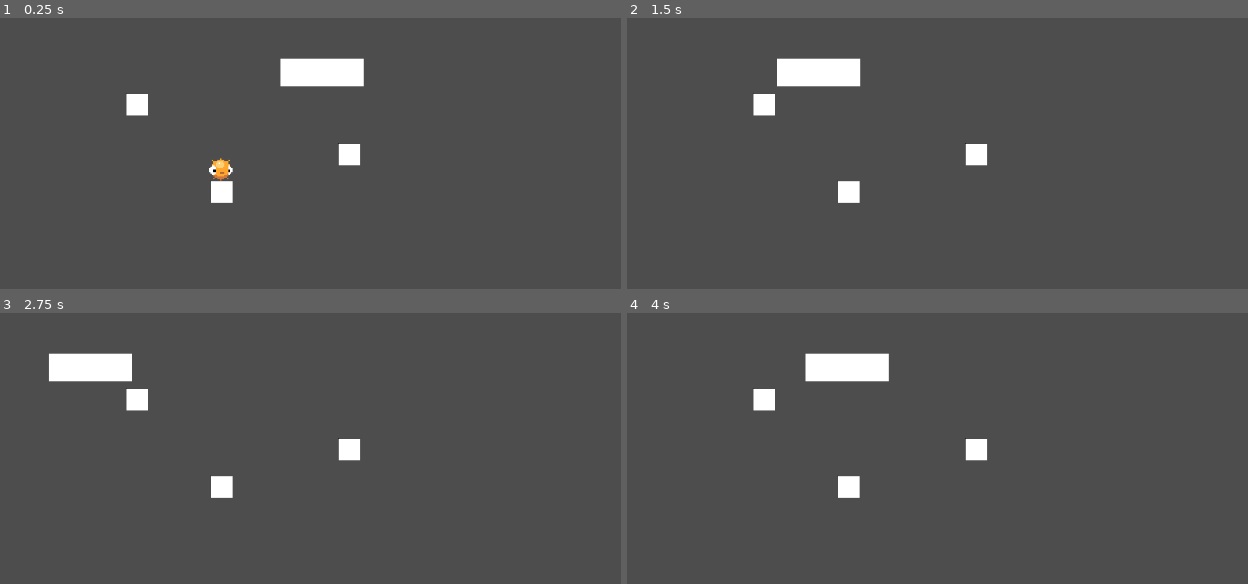
Above: before the commit, frames 1-4 (two rows, left to right).
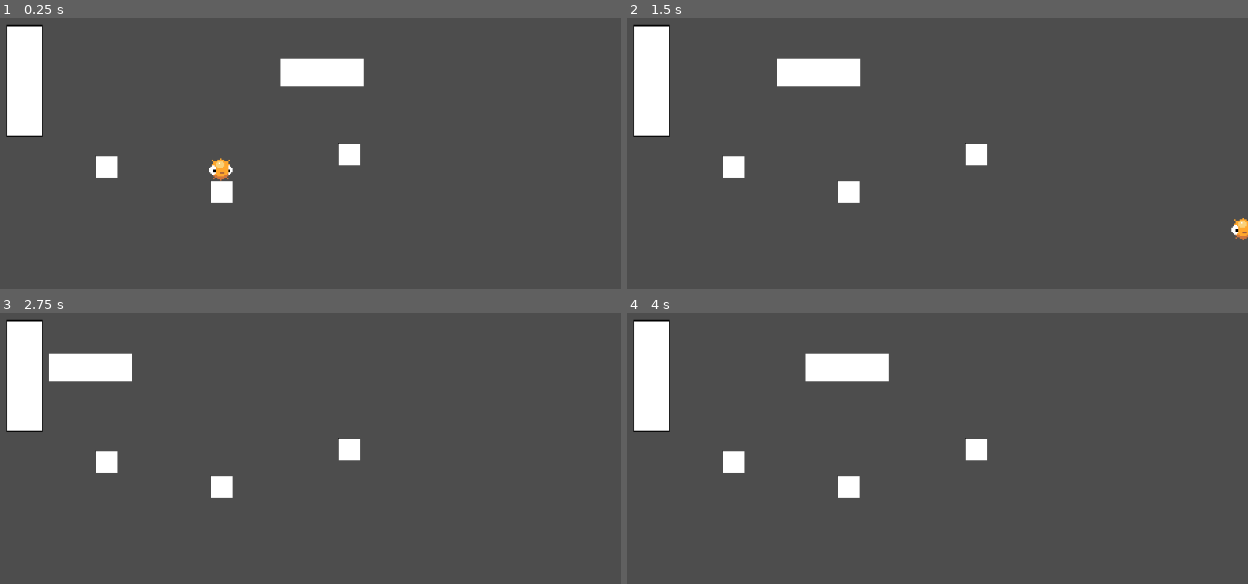
Above: after the commit, the same moments.

Repository: TheBrodsky/GTMK2024Submission
Game: Godot game, scene res://Scenes/Game.tscn
Same seed, same stepped clock (60 frames per second), same inputs: the game is played once before the commit and once after it.
Inputs:
- Up to frame 1 (0.25 s): no input
- Up to frame 2 (1.5 s): tap Enter (ui_accept) at 0.5, 0.77, 1.07 s; hold Right (ui_right) from 0.53 s (still down); tap R (global_rewind) at 0.6 s; tap Space (ui_select) at 0.8, 1.35 s
- Up to frame 3 (2.75 s): tap Enter (ui_accept) at 1.52, 1.55, 1.82, 2.1 s; release Right (ui_right) at 2.03 s; hold Left (ui_left) from 2.03 s (still down); tap R (global_rewind) at 2.3 s
- Up to frame 4 (4 s): release Left (ui_left) at 2.78 s; hold Right (ui_right) from 2.78 s (still down); tap R (global_rewind) at 2.85 s; tap Enter (ui_accept) at 3.02, 3.32, 3.77, 3.8 s; tap Space (ui_select) at 3.05 s; hold Shift (slow_mo) from 3.53 s (still down)

The runs differ from the first frame. In frame 1, 3.0% of the frame differs, in the area x 0-24%, y 2-60%; in frame 2, 3.2%, in the area x 0-100%, y 2-82%; in frame 3, 3.0%; in frame 4, 3.0%.

Commit message:
cleaned up player script, added evolutions tracker

Diff:
--- a/Scenes/Game.tscn
+++ b/Scenes/Game.tscn
@@ -26,9 +26,13 @@
 position = Vector2(92, -11)
 
 [node name="Platform3" parent="." instance=ExtResource("2_thw45")]
-position = Vector2(-61, -47)
+position = Vector2(-142, -64)
+scale = Vector2(1.61529, 5.07136)
 
 [node name="Path2D" parent="." instance=ExtResource("3_xu3pt")]
 position = Vector2(-1, -70)
 curve = SubResource("Curve2D_7ocxc")
 speed = 75.0
+
+[node name="Platform4" parent="." instance=ExtResource("2_thw45")]
+position = Vector2(-83, -2)
--- a/characters/Player/Player.tscn
+++ b/characters/Player/Player.tscn
@@ -9,6 +9,8 @@
 height = 16.0
 
 [node name="Player" type="CharacterBody2D"]
+collision_mask = 129
+platform_floor_layers = 4294967167
 script = ExtResource("1_6uqvu")
 
 [node name="AnimatedSprite2D" type="AnimatedSprite2D" parent="."]
--- a/characters/Player/brain_platform/BrainPlatform.tscn
+++ b/characters/Player/brain_platform/BrainPlatform.tscn
@@ -7,8 +7,11 @@
 size = Vector2(180, 180)
 
 [node name="BrainPlatform" type="StaticBody2D"]
+scale = Vector2(0.1, 0.1)
+collision_layer = 128
+collision_mask = 0
 script = ExtResource("1_f5vft")
-lifetime = 3.0
+lifetime = 5.0
 
 [node name="Sprite2D" type="Sprite2D" parent="."]
 modulate = Color(0.529412, 0.423529, 1, 1)
--- a/characters/Player/player.gd
+++ b/characters/Player/player.gd
@@ -5,7 +5,6 @@
 @export var JUMP_VELOCITY: float = -400.0 #
 @export var extra_jumps: int = 0
 @export var GLIDE_VELOCITY: float = 40.0
-@export var has_glide: bool = false ##has_glide and has_float should NOT both be true
 var is_space_held: bool = false
 #climb velocity
 #double jump velocity, etc.
@@ -16,6 +15,14 @@
 var gravity: float = ProjectSettings.get_setting("physics/2d/default_gravity")
 var _remaining_jumps: int = extra_jumps
 
+var _brain_platform: PackedScene = preload("res://characters/Player/brain_platform/BrainPlatform.tscn")
+var _bplatform_pixels_below: int = 20
+var _can_make_brain_platform: bool = true
+
+
+func _ready() -> void:
+	Evolutions.evolution_updated.connect(_on_evolution_updated)
+
 
 func _process(delta):
 	#changing animation sprites works:
@@ -25,31 +32,97 @@
 	#	_animated_sprite.stop()
 	pass
 
+
 func _physics_process(delta):
+	_reset_brain_platform()
+	_reset_jumps()
+
+	if Input.is_action_just_pressed("ui_accept"):
+		_jump()
+		_double_jump()
+		_build_brain_platform()
+	_glide()
+
+	_add_gravity(delta)
+	_find_horizontal_movement()
+	move_and_slide()
+	_state_record.store_record(get_time_record())
+
+
+#region basic abilities
+func _jump() -> void:
 	if is_on_floor():
-		_remaining_jumps = extra_jumps # reset extra jumps
-	else:
-		velocity.y += gravity * delta #add gravity
+		velocity.y = JUMP_VELOCITY
 
-	#jump (spacebar == "ui_select")
-	if Input.is_action_just_pressed("ui_select"):
-		if is_on_floor():
-			velocity.y = JUMP_VELOCITY
-		elif has_remaining_jumps():
-			velocity.y = JUMP_VELOCITY
-			_remaining_jumps -= 1
 
-	#is_space_held logic
-	is_space_held = Input.is_action_just_pressed("ui_select") or (not (Input.is_action_just_released("ui_select")) and is_space_held )
-	#glide
-	if is_space_held and has_glide and not is_on_floor() and velocity.y > 0:
-		velocity.y = GLIDE_VELOCITY
-
+func _find_horizontal_movement() -> void:
 	var direction = Input.get_axis("ui_left","ui_right")
 	velocity.x = SPEED * direction
 
-	_state_record.store_record(get_time_record())
-	move_and_slide()
+
+func _add_gravity(delta: float) -> void:
+	if not is_on_floor():
+		velocity.y += gravity * delta #add gravity
+#endregion
+
+
+#region wing abilities
+func _has_remaining_jumps() -> bool:
+	return _remaining_jumps > 0
+
+
+func _glide() -> void:
+	if Evolutions.path == Evolutions.EvolutionPaths.WINGS:
+		is_space_held = Input.is_action_just_pressed("ui_accept") or (not (Input.is_action_just_released("ui_accept")) and is_space_held )
+		if is_space_held and not is_on_floor() and velocity.y > 0:
+			velocity.y = GLIDE_VELOCITY
+
+
+func _double_jump() -> void:
+	if Evolutions.has_double_jump and is_on_floor() and _has_remaining_jumps():
+		velocity.y = JUMP_VELOCITY
+		_remaining_jumps -= 1
+
+
+func _reset_jumps() -> void:
+	if is_on_floor():
+		_remaining_jumps = extra_jumps
+#endregion
+
+
+#region brain abilities
+func _build_brain_platform() -> void:
+	if Evolutions.path == Evolutions.EvolutionPaths.BRAIN and not is_on_floor() and _can_make_brain_platform:
+		var platform = _brain_platform.instantiate()
+		get_tree().get_root().add_child(platform)
+		platform.position = position + Vector2(0, _bplatform_pixels_below)
+		_can_make_brain_platform = false
+
+
+func _reset_brain_platform() -> void:
+	if is_on_floor() and _is_on_non_brain_platform():
+		_can_make_brain_platform = true
+
+
+func _is_on_non_brain_platform() -> bool:
+	var return_bool: bool = false
+	var collision = get_slide_collision(0)
+	if collision:
+		var collider = collision.get_collider()
+		if collider != null and not collider.collision_layer & 2**7:
+			return_bool = true
+	return return_bool
+
+
+func _is_on_brain_platform() -> bool:
+	var collision = get_slide_collision(0)
+	if collision:
+		var collider = collision.get_collider()
+		if collider == null:
+			return true # the only way I've ever gotten this to be null is from a brain platform expiring
+		elif collider.collision_layer & 2**7: # brain platform on layer 8
+			return true
+	return false
 
 
 func get_time_record() -> Dictionary:
@@ -60,7 +133,11 @@
 	position = record["position"]
 	velocity = record["velocity"]
 	_remaining_jumps = record["remaining_jumps"]
+#endregion
 
 
-func has_remaining_jumps() -> bool:
-	return _remaining_jumps > 0
+#region claw abilities
+#endregion
+
+func _on_evolution_updated() -> void:
+	pass
--- a/platforms/crumbling_platform/crumbling_platform.gd
+++ b/platforms/crumbling_platform/crumbling_platform.gd
@@ -6,7 +6,7 @@
 @export var respawns: bool = false
 @export var respawn_time: float = 5 ## in seconds
 
-var _life_left: float = lifetime
+@onready var _life_left: float = lifetime
 var _time_until_respawn: float = respawn_time
 var _is_crumbled: bool = false
 
--- a/project.godot
+++ b/project.godot
@@ -48,3 +48,7 @@
 "events": [Object(InputEventKey,"resource_local_to_scene":false,"resource_name":"","device":-1,"window_id":0,"alt_press …(182 unchanged characters)…
 ]
 }
+
+[layer_names]
+
+2d_physics/layer_8="BrainPlatform"
--- a/util/evolutions.gd
+++ b/util/evolutions.gd
@@ -1,16 +1,18 @@
 extends Node
+signal evolution_updated
+
 
 enum EvolutionPaths {WINGS, BRAIN, CLAWS}
-@export var path: EvolutionPaths
+@export var path: EvolutionPaths = EvolutionPaths.WINGS
 
 # Wings
-var has_double_jump: bool
-var has_dash: bool
+var has_double_jump: bool = false
+var has_dash: bool = false
 
 # Brain
-var has_slo_mo: bool
-var has_rewind: bool
+var has_slo_mo: bool = false
+var has_rewind: bool = false
 
 # Claws
-var has_climb: bool
-var has_destroy_obstacles: bool
+var has_climb: bool = false
+var has_destroy_obstacles: bool = false
--- a/util/state_record.gd
+++ b/util/state_record.gd
@@ -32,7 +32,7 @@
 
 
 func _process(delta: float) -> void:
-	if Evolutions.has_slo_mo and Input.is_action_pressed(global_rewind_key):
+	if Evolutions.has_rewind and Input.is_action_pressed(global_rewind_key):
 		recorded_entity.set_process(false)
 		rewind_one_record()
 
@@ -41,7 +41,7 @@
 
 
 func store_record(record: Dictionary) -> void:
-	if Evolutions.has_slo_mo:
+	if Evolutions.has_rewind:
 		record_tape.push_front(record)
 		if record_tape.size() > get_num_records():
 			record_tape.pop_back()
